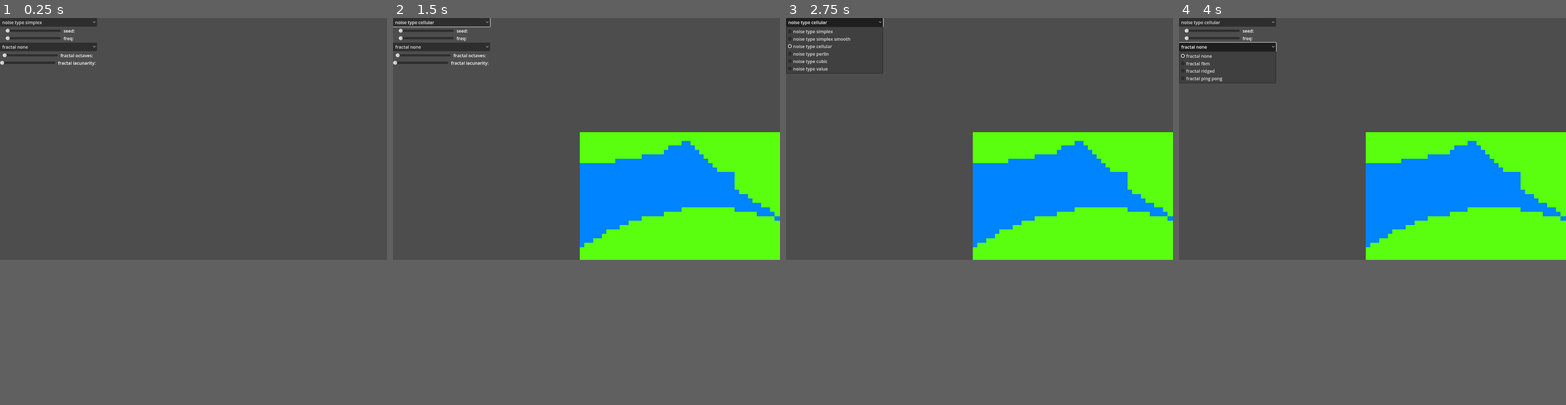
Above: before the commit, frames 1-4 (left to right).
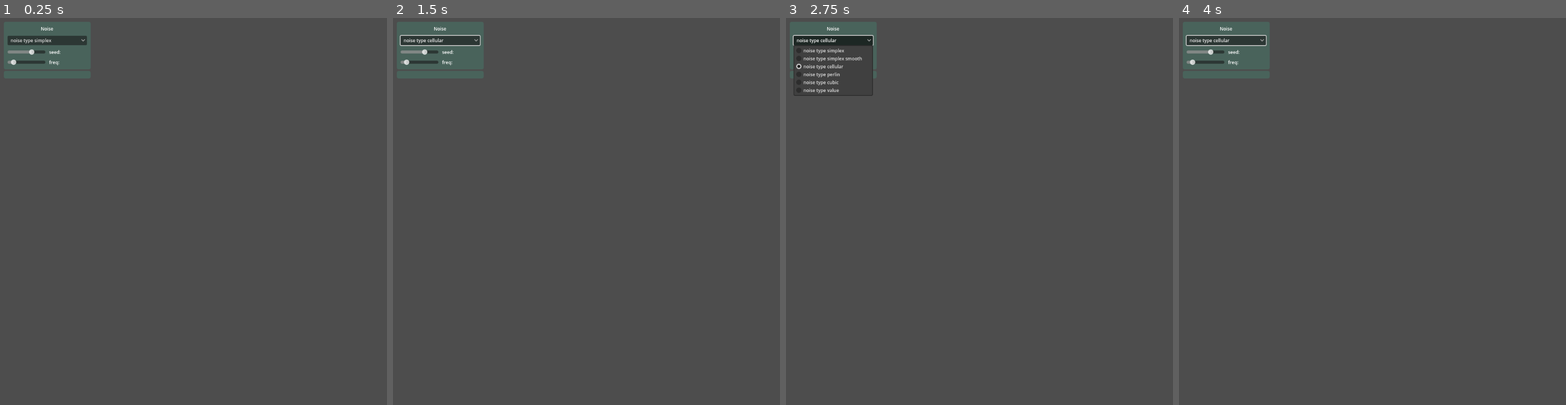
Above: after the commit, the same moments.

Repository: defce74/FastNoiseLite-Demo-Godot-4
Game: Godot game, scene res://world.tscn
Two runs of this game, one before a commit and one after it. Both use one fixed random seed, a clock stepped at 60 frames per second and the inputs below.
Inputs (mouse positions are in pixels of both pictures, inside the frame that each line leads up to):
- Up to frame 1 (0.25 s): no input
- Up to frame 2 (1.5 s): click "noise type simplex" at 0.5 s; click (443, 45) at 1.25 s, where only the run before the commit has a clickable "fractal none"
- Up to frame 3 (2.75 s): click "noise type cellular" at 2 s
- Up to frame 4 (4 s): click "noise type cellular" at 2.75 s; click (1229, 45) at 3.5 s, where only the run before the commit has a clickable "fractal none"
In our replay, the window is 800x500 before the commit and 800x800 after it. These sizes can differ from the game's own. Grey fills any space a smaller window leaves; there, only what the larger window draws over its background counts as a difference.

The runs differ from the first frame. In frame 1, 1.7% of the frame differs, in the area x 0-25%, y 0-13%; in frame 2, 19%; in frame 3, 19%; in frame 4, 20%, in the area x 0-100%, y 0-63%.

Commit message:
prior to camera code removal

Diff:
--- a/src/Camera.gd
+++ b/src/Camera.gd
@@ -20,12 +20,25 @@
 
 #---------------------------------
 func setZoom(value):
-	zoom = value
-	zoom = zoom.clamp(m_zoomMin, m_zoomMax)
+	# set_zoom(value)
+	set_zoom(value.clamp(m_zoomMin, m_zoomMax))
 
 #---------------------------------
 func _process(_delta):
-	# camera movement
+	pass # moveCamera()
+
+#---------------------------------
+func _input(event):
+	if event is InputEventMouseButton:
+		if event.button_index == MOUSE_BUTTON_WHEEL_UP: # camera zoom in
+			setZoom(zoom + m_zoomSpeed)
+		elif event.button_index == MOUSE_BUTTON_WHEEL_DOWN: # camera zoom out
+			setZoom(zoom - m_zoomSpeed)
+		elif event.button_index == MOUSE_BUTTON_LEFT:
+			print('get_viewport_rect(): ', get_viewport_rect())
+
+#---------------------------------
+func moveCamera():
 	if get_viewport().get_mouse_position().x < 0:
 		setPosition(m_cameraMovement.left)
 	if get_viewport().get_mouse_position().x > get_viewport_rect().end.x:
@@ -36,9 +49,3 @@
 		setPosition(m_cameraMovement.down)
 
 #---------------------------------
-func _input(event):
-	if event is InputEventMouseButton:
-		if event.button_index == MOUSE_BUTTON_WHEEL_UP: # camera zoom in
-			setZoom(zoom + m_zoomSpeed)
-		elif event.button_index == MOUSE_BUTTON_WHEEL_DOWN: # camera zoom out
-			setZoom(zoom - m_zoomSpeed)
--- a/src/FractalType.gd
+++ b/src/FractalType.gd
@@ -16,6 +16,5 @@
 func _on_item_selected(index):
 	g_map.m_fractalType = index
 	g_map.generateWorld()
-	print('g_map.m_fractalType: ', g_map.m_fractalType)
 
 #---------------------------------
--- a/src/Gui.gd
+++ b/src/Gui.gd
@@ -10,10 +10,9 @@
 
 @onready var m_fracOctLabel: Label = $"VBoxContainer/Fractals/FractalOctaves/Label"
 @onready var m_fracLacLabel: Label = $"VBoxContainer/Fractals/FractalLacunarity/Label"
-
-#---------------------------------
-func _on_generate_map_pressed():
-	g_map.generateWorld()
+@onready var m_fracGainLabel: Label = $"VBoxContainer/Fractals/FractalGain/Label"
+@onready var m_fracWeightLabel: Label = $"VBoxContainer/Fractals/FractalWeight/Label"
+@onready var m_fracPingpongLabel: Label = $"VBoxContainer/Fractals/FractalPingpong/Label"
 
 #---------------------------------
 func _on_seed_slider_value_changed(value):
@@ -36,5 +35,23 @@
 #---------------------------------
 func _on_fracLac_slider_value_changed(value):
 	g_map.m_fractalLacunarity = value
-	m_fracLacLabel.set_text('fractal octaves: ' + str(g_map.m_fractalLacunarity))
+	m_fracLacLabel.set_text('fractal lacunarity: ' + str(g_map.m_fractalLacunarity))
 	g_map.generateWorld()
+
+#---------------------------------
+func _on_fracGain_slider_value_changed(value):
+	g_map.m_fractalGain = value
+	m_fracGainLabel.set_text('fractal gain: ' + str(g_map.m_fractalGain))
+	g_map.generateWorld()
+
+#---------------------------------
+func _on_fracWeight_slider_value_changed(value):
+	g_map.m_fractalWeightedStrength = value
+	m_fracWeightLabel.set_text('fractal weight: ' + str(g_map.m_fractalWeightedStrength))
+	g_map.generateWorld()
+
+
+func _on_fracPingpong_slider_value_changed(value):
+	g_map.m_fractalPingPongStrength = value
+	m_fracPingpongLabel.set_text('fractal weight: ' + str(g_map.m_fractalPingPongStrength))
+	g_map.generateWorld()
--- a/src/Map.gd
+++ b/src/Map.gd
@@ -8,8 +8,7 @@
 var m_grass = Vector2i(4, 2)
 
 # map dimensions
-var m_width: int = 128
-var m_height: int = 128
+var m_mapSize: Vector2 = Vector2(512, 512)
 
 # random noise generator
 var m_noise = FastNoiseLite.new()
@@ -22,12 +21,21 @@
 var m_fractalOctaves: int = 2
 var m_fractalLacunarity: float = 2.0
 var m_fractalGain: float = 0.5
-var m_fractalWeightedStrength: float = 0.0 # keep between 0 to 1
+var m_fractalWeightedStrength: float = 0.0
 var m_fractalPingPongStrength: float = 2.0
 
 #---------------------------------
 func _ready():
-	pass # generateWorld()
+	setScale()
+	generateWorld()
+
+#---------------------------------
+func setScale():
+	var viewport: Vector2 = get_viewport_rect().size
+	var tileSize: Vector2 = get_tileset().get_tile_size()
+	var pixels = tileSize * m_mapSize
+
+	set_scale(viewport / pixels)
 
 #---------------------------------
 func generateWorld():
@@ -42,15 +50,14 @@
 	m_noise.set_fractal_octaves(m_fractalOctaves) # number of octaves to generate - 1 octave per tile
 	m_noise.set_fractal_lacunarity(m_fractalLacunarity)
 	m_noise.set_fractal_gain(m_fractalGain)
-	m_noise.set_fractal_weighted_strength(m_fractalWeightedStrength)
+	m_noise.set_fractal_weighted_strength(m_fractalWeightedStrength) # keep between 0 to 1
 	m_noise.set_fractal_ping_pong_strength(m_fractalPingPongStrength)
 
-	for x in range(m_width):
-		for y in range(m_height):
+	for x in range(m_mapSize.x):
+		for y in range(m_mapSize.y):
 			var absNoise: float = abs(m_noise.get_noise_2d(x, y)) # get float value between -1 and 1
 			var tileToPlace: int = floori(absNoise * m_tileList.size()) # get tile the noise value corresponds to
 
 			set_cell(0, Vector2i(x,y), 0, m_tileList[tileToPlace])
 
-
 #---------------------------------
--- /dev/null
+++ b/src/Noise.gd
@@ -0,0 +1,36 @@
+# Noise.gd
+#---------------------------------
+extends PanelContainer
+
+#---------------------------------
+@onready var g_map: Map = get_tree().root.get_node("World").get_node("Map")
+
+@onready var m_noiseType: OptionButton = $"VBoxContainer/OptionButton"
+@onready var m_seedLabel: Label = $"VBoxContainer/Seed/Label"
+@onready var m_freqLabel: Label = $"VBoxContainer/Frequency/Label"
+
+#---------------------------------
+func _ready():
+	m_noiseType.add_item('noise type simplex', FastNoiseLite.NoiseType.TYPE_SIMPLEX)
+	m_noiseType.add_item('noise type simplex smooth', FastNoiseLite.NoiseType.TYPE_SIMPLEX_SMOOTH)
+	m_noiseType.add_item('noise type cellular', FastNoiseLite.NoiseType.TYPE_CELLULAR)
+	m_noiseType.add_item('noise type perlin', FastNoiseLite.NoiseType.TYPE_PERLIN)
+	m_noiseType.add_item('noise type cubic', FastNoiseLite.NoiseType.TYPE_VALUE_CUBIC)
+	m_noiseType.add_item('noise type value', FastNoiseLite.NoiseType.TYPE_VALUE)
+
+#---------------------------------
+func _on_noiseType_item_selected(index):
+	g_map.m_noiseType = index
+	g_map.generateWorld()
+
+#---------------------------------
+func _on_seed_value_changed(value):
+	g_map.m_seed = value
+	m_seedLabel.set_text('seed: ' + str(g_map.m_seed))
+	g_map.generateWorld()
+
+#---------------------------------
+func _on_frequency_value_changed(value):
+	g_map.m_freq = value
+	m_freqLabel.set_text('freq: ' + str(g_map.m_freq))
+	g_map.generateWorld()
--- /dev/null
+++ b/src/gui.tres
@@ -0,0 +1,4 @@
+[gd_resource type="Theme" format=3 uid="uid://cxt5tdmihu36j"]
+
+[resource]
+default_font_size = 12
--- /dev/null
+++ b/src/gui.tscn
@@ -0,0 +1,93 @@
+[gd_scene load_steps=4 format=3 uid="uid://3k746bv5w2nj"]
+
+[ext_resource type="Theme" uid="uid://cxt5tdmihu36j" path="res://gui.tres" id="1_r7rlr"]
+[ext_resource type="Script" path="res://Noise.gd" id="1_vk4vd"]
+
+[sub_resource type="StyleBoxFlat" id="StyleBoxFlat_vx8ye"]
+content_margin_left = 10.0
+content_margin_top = 10.0
+content_margin_right = 10.0
+content_margin_bottom = 10.0
+bg_color = Color(0.286275, 0.388235, 0.356863, 1)
+corner_radius_top_left = 5
+corner_radius_top_right = 5
+corner_radius_bottom_right = 5
+corner_radius_bottom_left = 5
+
+[node name="Gui" type="MarginContainer"]
+anchors_preset = 9
+anchor_bottom = 1.0
+offset_right = 200.0
+grow_vertical = 2
+size_flags_horizontal = 8
+size_flags_vertical = 2
+theme = ExtResource("1_r7rlr")
+theme_override_constants/margin_left = 10
+theme_override_constants/margin_top = 10
+theme_override_constants/margin_right = 10
+theme_override_constants/margin_bottom = 10
+
+[node name="VBoxContainer" type="VBoxContainer" parent="."]
+layout_mode = 2
+
+[node name="Noise" type="PanelContainer" parent="VBoxContainer"]
+layout_mode = 2
+theme_override_styles/panel = SubResource("StyleBoxFlat_vx8ye")
+script = ExtResource("1_vk4vd")
+
+[node name="VBoxContainer" type="VBoxContainer" parent="VBoxContainer/Noise"]
+layout_mode = 2
+theme_override_constants/separation = 10
+
+[node name="Label" type="Label" parent="VBoxContainer/Noise/VBoxContainer"]
+layout_mode = 2
+text = "Noise"
+horizontal_alignment = 1
+
+[node name="OptionButton" type="OptionButton" parent="VBoxContainer/Noise/VBoxContainer"]
+layout_mode = 2
+
+[node name="Seed" type="HBoxContainer" parent="VBoxContainer/Noise/VBoxContainer"]
+layout_mode = 2
+theme_override_constants/separation = 10
+
+[node name="HSlider" type="HSlider" parent="VBoxContainer/Noise/VBoxContainer/Seed"]
+custom_minimum_size = Vector2(100, 0)
+layout_mode = 2
+size_flags_horizontal = 3
+size_flags_stretch_ratio = 0.5
+max_value = 2000.0
+value = 1337.0
+
+[node name="Label" type="Label" parent="VBoxContainer/Noise/VBoxContainer/Seed"]
+custom_minimum_size = Vector2(100, 0)
+layout_mode = 2
+size_flags_horizontal = 3
+text = "seed: "
+
+[node name="Frequency" type="HBoxContainer" parent="VBoxContainer/Noise/VBoxContainer"]
+layout_mode = 2
+theme_override_constants/separation = 10
+
+[node name="HSlider" type="HSlider" parent="VBoxContainer/Noise/VBoxContainer/Frequency"]
+custom_minimum_size = Vector2(100, 0)
+layout_mode = 2
+size_flags_horizontal = 3
+size_flags_stretch_ratio = 0.5
+max_value = 0.1
+step = 0.001
+value = 0.01
+
+[node name="Label" type="Label" parent="VBoxContainer/Noise/VBoxContainer/Frequency"]
+custom_minimum_size = Vector2(100, 0)
+layout_mode = 2
+size_flags_horizontal = 3
+text = "freq: "
+
+[node name="Fractal" type="PanelContainer" parent="VBoxContainer"]
+layout_mode = 2
+theme_override_styles/panel = SubResource("StyleBoxFlat_vx8ye")
+
+[connection signal="item_selected" from="VBoxContainer/Noise/VBoxContainer/OptionButton" to="VBoxContainer/Noise" method="_on_noiseType_item_selected"]
+[connection signal="value_changed" from="VBoxContainer/Noise/VBoxContainer/Seed/HSlider" to="VBoxContainer/Noise" method="_on_seed_value_changed"]
+[connection signal="value_changed" from="VBoxContainer/Noise/VBoxContainer/Frequency/HSlider" to="VBoxContainer/Noise" method="_on_frequency_value_changed"]
--- a/src/project.godot
+++ b/src/project.godot
@@ -17,8 +17,8 @@
 
 [display]
 
-window/size/viewport_width=1400
-window/size/viewport_height=875
+window/size/viewport_width=1024
+window/size/viewport_height=1024
 
 [input]
 
--- a/src/world.tscn
+++ b/src/world.tscn
@@ -7,6 +7,7 @@
 [ext_resource type="Script" path="res://Gui.gd" id="5_blgpv"]
 [ext_resource type="Script" path="res://NoiseType.gd" id="6_hy6lv"]
 [ext_resource type="Script" path="res://FractalType.gd" id="7_byjv2"]
+[ext_resource type="PackedScene" uid="uid://3k746bv5w2nj" path="res://gui.tscn" id="8_oun1u"]
 
 [sub_resource type="TileSetAtlasSource" id="TileSetAtlasSource_i52ir"]
 texture = ExtResource("1_llyad")
@@ -16,17 +17,14 @@
 4:2/0 = 0
 
 [sub_resource type="TileSet" id="TileSet_cq5te"]
+tile_size = Vector2i(64, 64)
 sources/0 = SubResource("TileSetAtlasSource_i52ir")
 
 [node name="World" type="Node2D"]
 script = ExtResource("1_5p6na")
 
-[node name="Map" type="TileMap" parent="."]
-tile_set = SubResource("TileSet_cq5te")
-format = 2
-script = ExtResource("2_fca5v")
-
 [node name="Camera" type="Camera2D" parent="."]
+anchor_mode = 0
 limit_left = -1000
 limit_top = -1000
 limit_right = 17000
@@ -35,7 +33,17 @@
 position_smoothing_enabled = true
 script = ExtResource("3_ifdqj")
 
+[node name="Map" type="TileMap" parent="."]
+tile_set = SubResource("TileSet_cq5te")
+format = 2
+script = ExtResource("2_fca5v")
+
+[node name="CanvasLayer2" type="CanvasLayer" parent="."]
+
+[node name="Gui" parent="CanvasLayer2" instance=ExtResource("8_oun1u")]
+
 [node name="CanvasLayer" type="CanvasLayer" parent="."]
+visible = false
 
 [node name="Gui" type="Control" parent="CanvasLayer"]
 layout_mode = 3
@@ -60,7 +68,6 @@
 
 [node name="Seed" type="HBoxContainer" parent="CanvasLayer/Gui/VBoxContainer/Noise"]
 layout_mode = 2
-size_flags_horizontal = 4
 size_flags_vertical = 6
 theme_override_constants/separation = 10
 
@@ -81,7 +88,6 @@
 
 [node name="Frequency" type="HBoxContainer" parent="CanvasLayer/Gui/VBoxContainer/Noise"]
 layout_mode = 2
-size_flags_horizontal = 4
 size_flags_vertical = 6
 theme_override_constants/separation = 10
 
@@ -146,6 +152,65 @@
 layout_mode = 2
 size_flags_horizontal = 3
 text = "fractal lacunarity: "
+
+[node name="FractalGain" type="HBoxContainer" parent="CanvasLayer/Gui/VBoxContainer/Fractals"]
+layout_mode = 2
+size_flags_horizontal = 4
+size_flags_vertical = 6
+theme_override_constants/separation = 10
+
+[node name="HSlider" type="HSlider" parent="CanvasLayer/Gui/VBoxContainer/Fractals/FractalGain"]
+custom_minimum_size = Vector2(200, 0)
+layout_mode = 2
+size_flags_horizontal = 3
+size_flags_vertical = 1
+size_flags_stretch_ratio = 0.5
+
+[node name="Label" type="Label" parent="CanvasLayer/Gui/VBoxContainer/Fractals/FractalGain"]
+custom_minimum_size = Vector2(100, 0)
+layout_mode = 2
+size_flags_horizontal = 3
+text = "fractal gain: "
+
+[node name="FractalWeight" type="HBoxContainer" parent="CanvasLayer/Gui/VBoxContainer/Fractals"]
+layout_mode = 2
+size_flags_horizontal = 4
+size_flags_vertical = 6
+theme_override_constants/separation = 10
+
+[node name="HSlider" type="HSlider" parent="CanvasLayer/Gui/VBoxContainer/Fractals/FractalWeight"]
+custom_minimum_size = Vector2(200, 0)
+layout_mode = 2
+size_flags_horizontal = 3
+size_flags_vertical = 1
+size_flags_stretch_ratio = 0.5
+max_value = 1.0
+step = 0.01
+
+[node name="Label" type="Label" parent="CanvasLayer/Gui/VBoxContainer/Fractals/FractalWeight"]
+custom_minimum_size = Vector2(100, 0)
+layout_mode = 2
+size_flags_horizontal = 3
+text = "fractal weight: "
+
+[node name="FractalPingpong" type="HBoxContainer" parent="CanvasLayer/Gui/VBoxContainer/Fractals"]
+layout_mode = 2
+size_flags_horizontal = 4
+size_flags_vertical = 6
+theme_override_constants/separation = 10
+
+[node name="HSlider" type="HSlider" parent="CanvasLayer/Gui/VBoxContainer/Fractals/FractalPingpong"]
+custom_minimum_size = Vector2(200, 0)
+layout_mode = 2
+size_flags_horizontal = 3
+size_flags_vertical = 1
+size_flags_stretch_ratio = 0.5
+
+[node name="Label" type="Label" parent="CanvasLayer/Gui/VBoxContainer/Fractals/FractalPingpong"]
+custom_minimum_size = Vector2(100, 0)
+layout_mode = 2
+size_flags_horizontal = 3
+text = "fractal ping pong: "
 
 [connection signal="item_selected" from="CanvasLayer/Gui/VBoxContainer/Noise/NoiseType" to="CanvasLayer/Gui/VBoxContainer/Noise/NoiseType" method="_on_item_selected"]
 [connection signal="value_changed" from="CanvasLayer/Gui/VBoxContainer/Noise/Seed/HSlider" to="CanvasLayer/Gui" method="_on_seed_slider_value_changed"]
@@ -153,3 +218,6 @@
 [connection signal="item_selected" from="CanvasLayer/Gui/VBoxContainer/Fractals/FractalType" to="CanvasLayer/Gui/VBoxContainer/Fractals/FractalType" method="_on_item_selected"]
 [connection signal="value_changed" from="CanvasLayer/Gui/VBoxContainer/Fractals/FractalOctaves/HSlider" to="CanvasLayer/Gui" method="_on_fracOct_slider_value_changed"]
 [connection signal="value_changed" from="CanvasLayer/Gui/VBoxContainer/Fractals/FractalLacunarity/HSlider" to="CanvasLayer/Gui" method="_on_fracLac_slider_value_changed"]
+[connection signal="value_changed" from="CanvasLayer/Gui/VBoxContainer/Fractals/FractalGain/HSlider" to="CanvasLayer/Gui" method="_on_fracGain_slider_value_changed"]
+[connection signal="value_changed" from="CanvasLayer/Gui/VBoxContainer/Fractals/FractalWeight/HSlider" to="CanvasLayer/Gui" method="_on_fracWeight_slider_value_changed"]
+[connection signal="value_changed" from="CanvasLayer/Gui/VBoxContainer/Fractals/FractalPingpong/HSlider" to="CanvasLayer/Gui" method="_on_fracPingpong_slider_value_changed"]
Not shown: 1 places in src/world.tscn that only renumber resources
